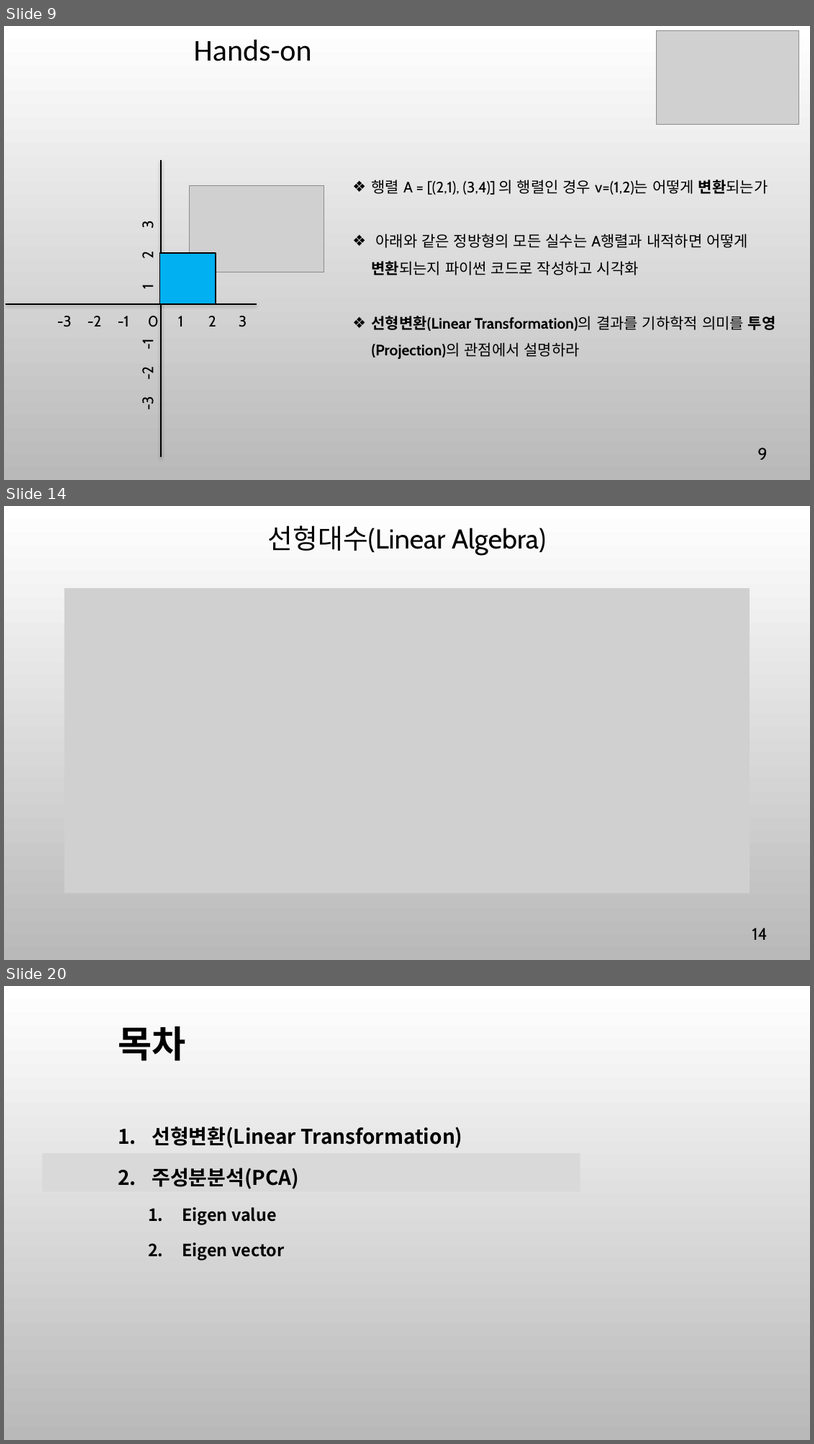
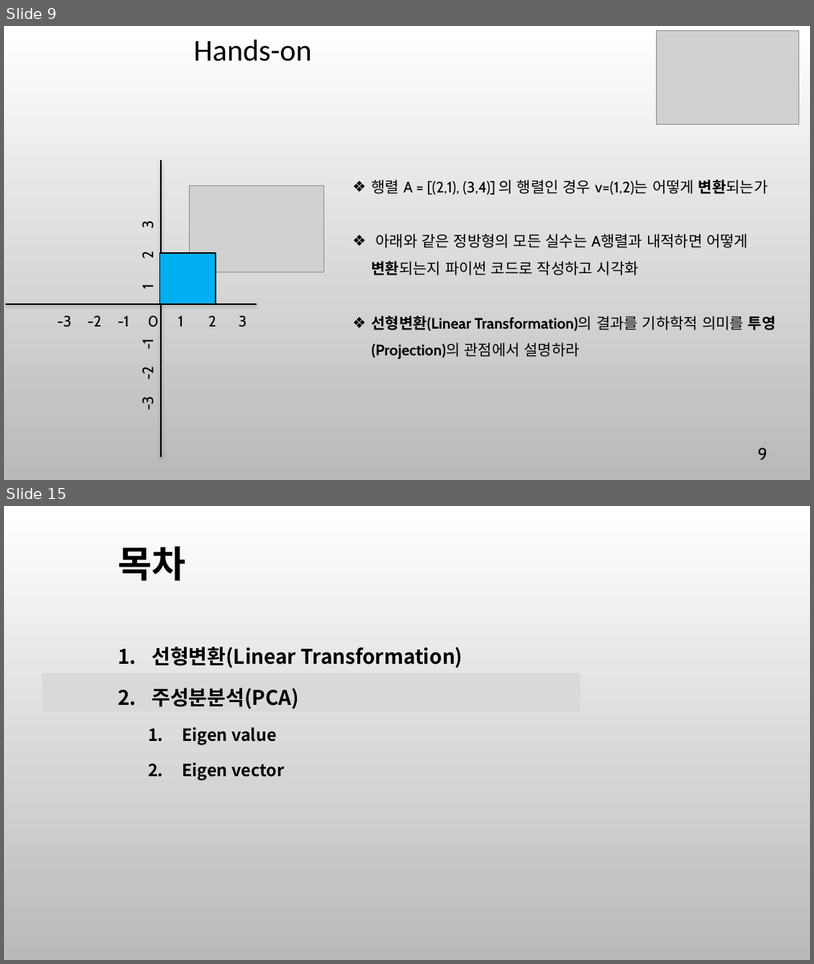
Before and after one commit to ancestor9/mathematics-for-machine-learning, a slide deck: w5_PCA_linear_transformation.pptx. Shown one above the other, each under a label of ours: slides 9, 14 and 20 before the commit, slides 9 and 15 after it; the slides between them are not shown. The pictures are 814x1444 and 814x964 pixels, drawn with LibreOffice and Linux fonts; fonts in the diff are those of the drawing; grey boxes stand for pictures; background and template pictures are left out. Boxes give left, top, right and bottom in pixels: in the first picture for what was removed or moved away, otherwise in the second. Text is boxed around its words. In the diff, an @@ line names an element or a change of style, - is before the commit and + after.

```diff
--- a/w5_PCA_linear_transformation.pptx
+++ b/w5_PCA_linear_transformation.pptx
@@ slide 14 removed at (4,506,810,960), background picture (left out) @@
@@ title removed at (268,525,546,555) @@
-선형대수(Linear Algebra)
@@ picture removed at (64,588,750,893) @@
@@ page number removed at (752,927,767,939) @@
-14
@@ what was slide 20 is now slide 15 @@
```
Also in this commit, not shown: 13 slides changed, 1 slide added, 4 other slides removed.
